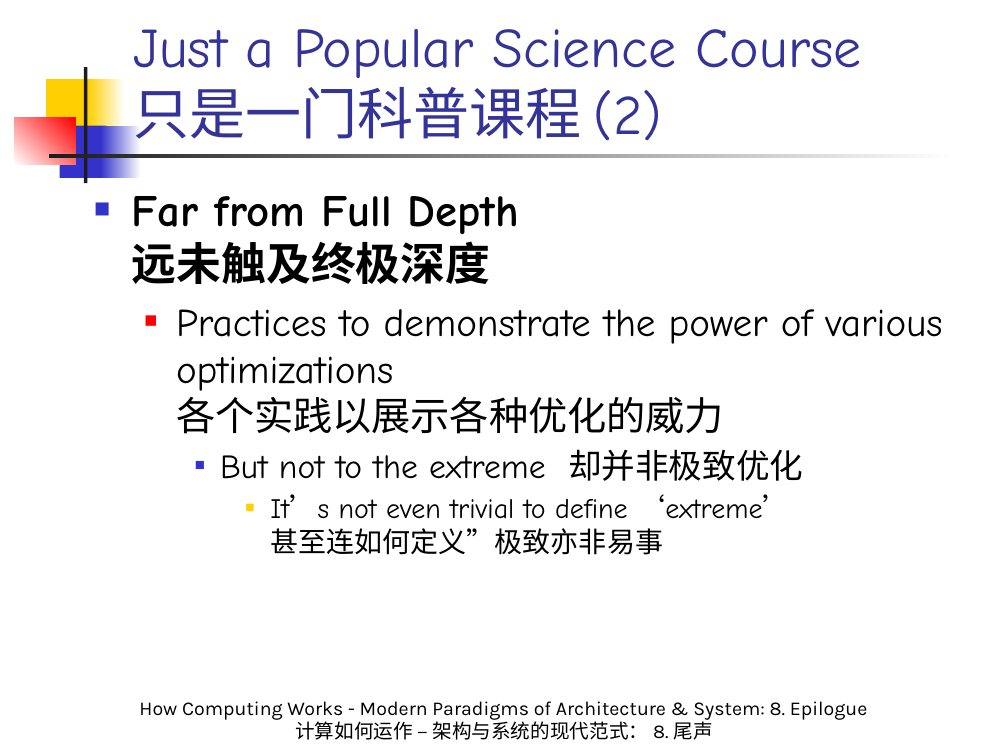
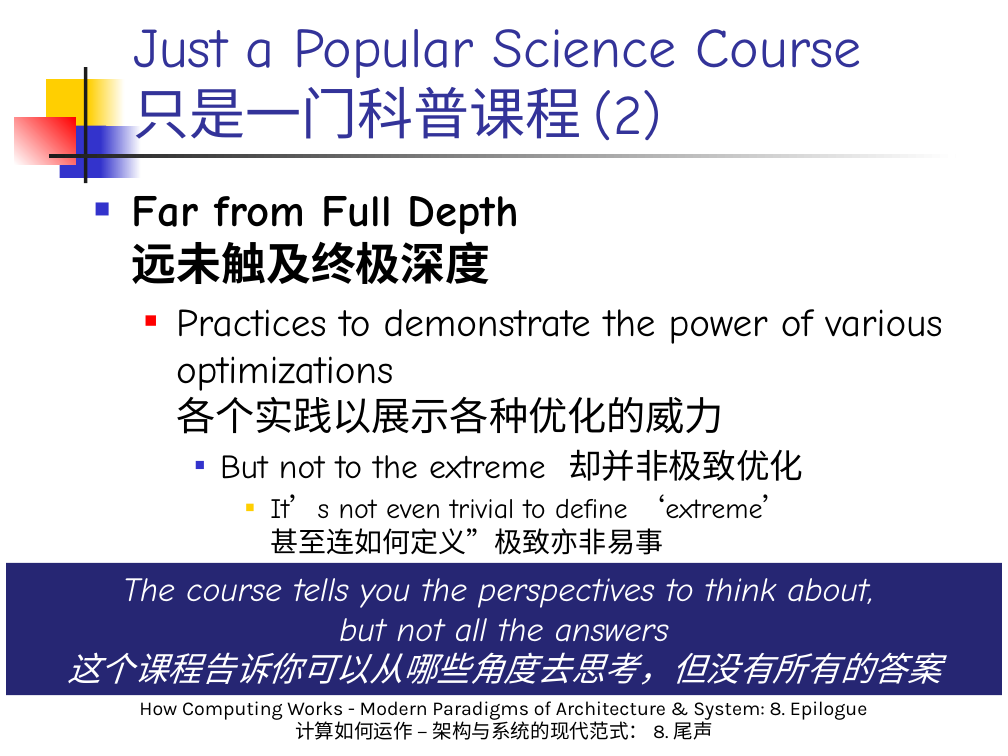
Before and after one commit to licongintel/courseMaterial, a slide deck: slide 43 of HCWMPA&S/Slides/8. Epilogue.pptx. Drawn at 1008x756 pixels with LibreOffice and Linux fonts; fonts in the diff are those of the drawing. Boxes give left, top, right and bottom in pixels: in the first picture for what was removed or moved away, otherwise in the second. Text is boxed around its words. In the diff, an @@ line names an element or a change of style, - is before the commit and + after.

Commit message:
Refine wording. Also add simple course description to all the 3 courses

```diff
--- a/HCWMPA&S/Slides/8. Epilogue.pptx
+++ b/HCWMPA&S/Slides/8. Epilogue.pptx
@@ rectangle added at [6,562,1002,695], fill #262673, 24 pt, text #FFFFFF, italic @@
+The course tells you the perspectives to think about,
+but not all the answers
+这个课程告诉你可以从哪些角度去思考，但没有所有的答案
```
Also in this commit, not shown: 4 other files.
